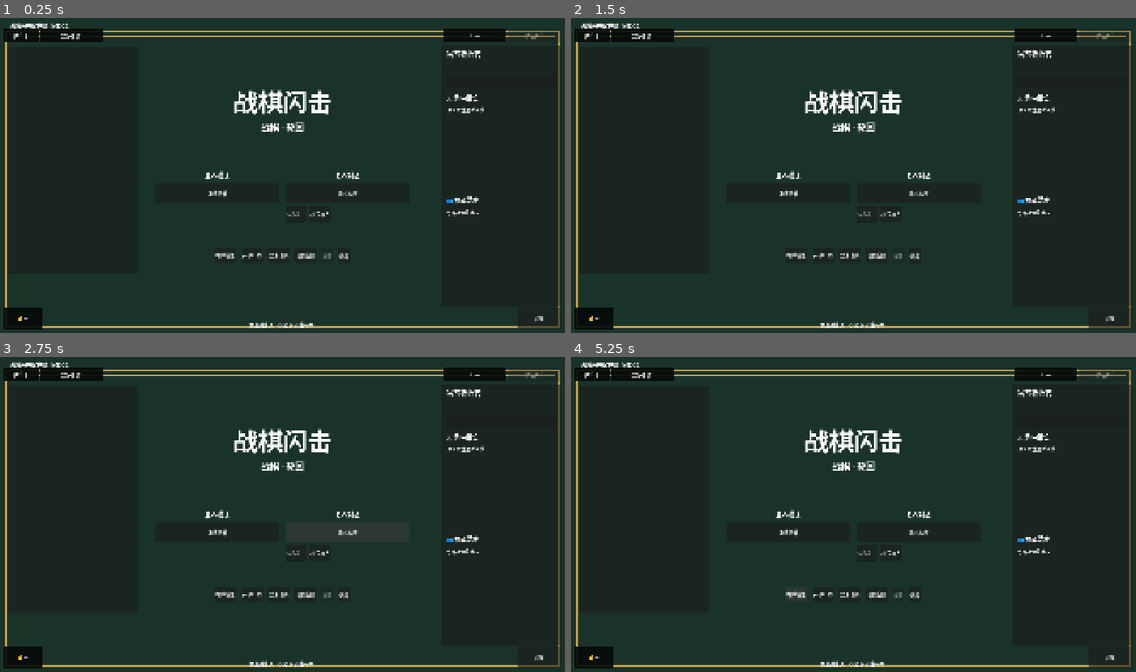
Above: before the commit, frames 1-4 (two rows, left to right).
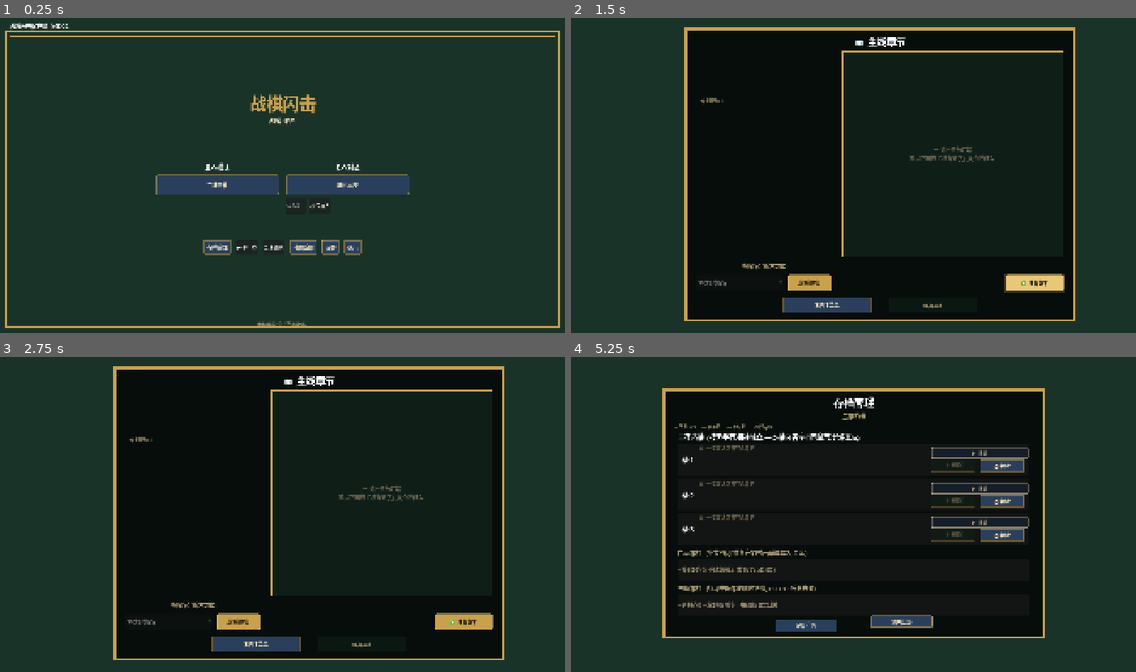
Above: after the commit, the same moments.

Repository: iris0heartmade/battleblitz
Game: Godot game, scene res://scenes/main.tscn
The game is run twice, just before and just after one commit, with the same random seed, the same clock (stepped at 60 frames per second) and the same inputs.
Inputs (mouse positions are in pixels of both pictures, inside the frame that each line leads up to):
- Up to frame 1 (0.25 s): no input
- Up to frame 2 (1.5 s): click "主线章节" at 0.5 s; click (1034, 282) at 1.25 s, where only the run after the commit has a clickable "✅ 准备好了"
- Up to frame 3 (2.75 s): click (350, 533) at 2 s, where only the run before the commit has a clickable "联机大厅"
- Up to frame 4 (5.25 s): click (808, 621) at 2.75 s, where only the run after the commit has a clickable "选定指挥官"; click (893, 555) at 3.5 s, where only the run before the commit has a clickable "按号加入"; click (825, 643) at 4.25 s, where only the run after the commit has a clickable "返回主菜单"; click "存档管理" at 5 s

The runs differ from the first frame. In frame 1, 8.0% of the frame differs, in the area x 0-100%, y 3-99%; in frame 2, 37%; in frame 3, 38%; in frame 4, 44%, in the area x 0-100%, y 1-99%.
Error before the commit: Parse Error: Assignment is not allowed inside an expression. (res://scripts/main.gd:4635)

Commit message:
fix(godot): 修复 _clear_player_from_other_seats named-arg parse error
GDScript 不支持 `func_call(arg = value)` 命名参数,改成 positional:
_clear_player_from_other_seats(_user_name, seat_index)

helper 内部逻辑也简化了 — 之前 'if not begins_with 电脑-' 是不合法
的(已 clears 后 occupant 是空字符串,begins_with 永真),改成
'if AI replacement and occupant begins with 电脑-' 然后清掉两者。

Diff:
--- a/godot-client/scripts/main.gd
+++ b/godot-client/scripts/main.gd
@@ -4632,7 +4632,7 @@
 	# T:#19 — 不变式:同一玩家/AI 至多占 1 槽。先把当前用户从其它座位挪走,
 	# 再清掉其它 AI 占位(乐观显示,后端 remove_player 后续会同步)。
 	if pressed:
-		_clear_player_from_other_seats(_user_name, exclude_seat = seat_index)
+		_clear_player_from_other_seats(_user_name, seat_index)
 		# 同理清掉其它 AI 占位(以防之前多槽同 AI 的脏状态)
 		for i in range(_lobby_seat_ai_replacements.size()):
 			if i != seat_index and _lobby_seat_ai_replacements[i]:
@@ -4772,7 +4772,7 @@
 	_selected_lobby_seat_index = clampi(seat_index, 0, MapPreviewSummary.SEAT_COLORS.size() - 1)
 	# T:#19 — 不变式:同一玩家至多占 1 个座位(同样 AI 至多占 1 槽)。
 	# 在写入目标座位前,先把其它座位里出现的 _user_name / ai placeholder 全部清掉。
-	_clear_player_from_other_seats(_user_name, exclude_seat = seat_index)
+	_clear_player_from_other_seats(_user_name, seat_index)
 	while _lobby_seat_occupants.size() <= seat_index:
 		_lobby_seat_occupants.append("")
 	while _lobby_seat_ai_replacements.size() <= seat_index:
@@ -4800,9 +4800,9 @@
 			continue
 		if _lobby_seat_occupants[i] == player_name:
 			_lobby_seat_occupants[i] = ""
-		if _lobby_seat_ai_replacements[i] and not _lobby_seat_occupants[i].begins_with("电脑-"):
-			# AI 占位的占位符是"电脑-N",已经被 reset 了上面的条件不再匹配。
-			pass
+		if _lobby_seat_ai_replacements[i] and _lobby_seat_occupants[i].begins_with("电脑-"):
+			_lobby_seat_ai_replacements[i] = false
+			_lobby_seat_occupants[i] = ""
 
 
 func _on_lobby_seat_update_response(_body: Variant, code: int = 0) -> void:
